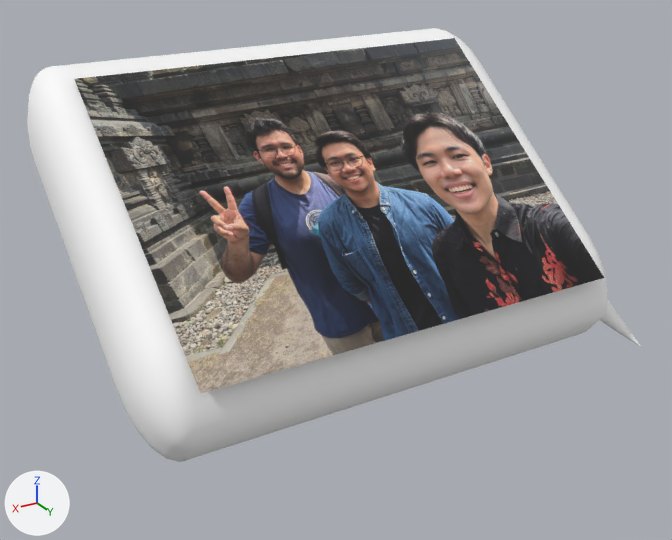
An edit to the glTF model public/models/scene.glb, drawn before and after from the same camera.
Camera for both pictures: a 50 mm camera at (3.45, 5.33, 2.4) aimed at (0.07, -0.29, -0.41). Every picture has the same lights, and +X, +Y and +Z are marked at lower left. Where no turn or scale is listed for an object, it has been applied to the vertices.

In view in the first picture: 'Object_2', 'オランダ'.
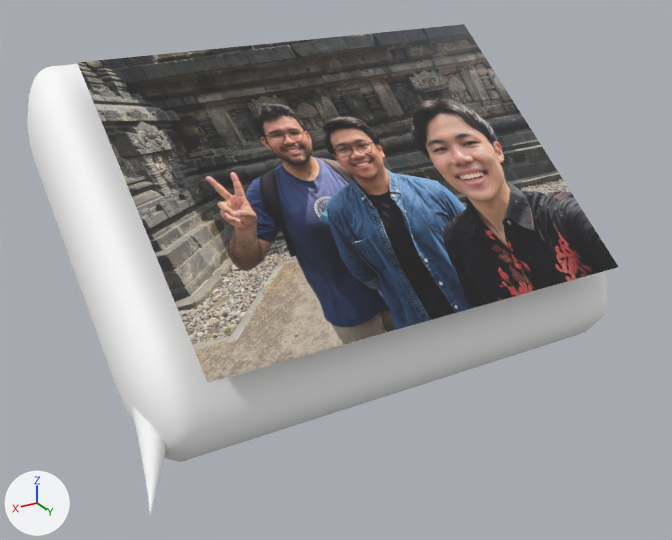
Boxes (x1, y1, x2, y2) around the edits, measured in the pictures (672 x 540 px):
```json
{"object": "オランダ", "change": "moved", "before": [74, 38, 604, 393], "after": [77, 24, 618, 383]}
{"object": "Object_2", "change": "turned", "before": [27, 28, 641, 462], "after": [27, 64, 608, 515]}
```

The change, as JSON lines over the scene's bpy script:
```json
{"op": "set", "path": "ob_object_2.rotation_euler", "old": "(-0.913, -3.142, 0.0)", "new": "(0.913, 0.0, 0.0)", "note": "degrees (-52, -180, 0) -> degrees (52, 0, 0)"}
{"op": "set", "path": "ob_オランダ.location", "old": "(0.0, -0.198, 0.299)", "new": "(0.0, -0.074, 0.433)"}
```
